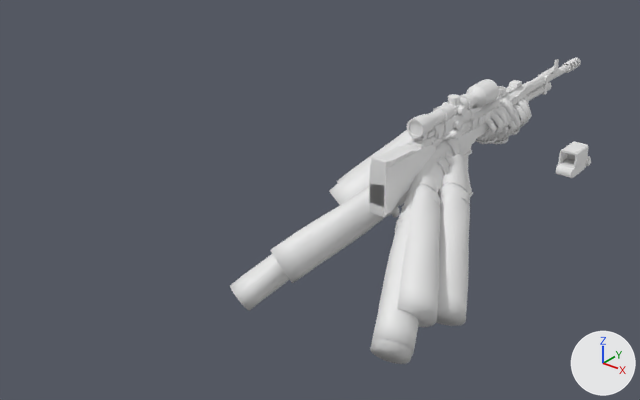
The glTF model public/models/weapons.glb as it was, and as the next commit left it.
Both versions are drawn from a camera (50 mm lens) standing at (0.944, -1.644, 0.747) and looking at (-0.135, -0.295, -0.089). The lights are fixed; the arrows at lower right show +X, +Y and +Z. The picture after the commit comes second. Where no turn or scale is listed for an object, it has been applied to the vertices.

The scene before the commit, as lines of its bpy script (objects in view):
```python
me_mp5__left_hand = bpy.data.meshes.new('mp5__left-hand')
me_mp5__left_hand.from_pydata(...)  # 2249 vertices, 4462 faces; spans x -0.167..0.152, y -0.193..0.196, z -0.138..0.123
me_mp5__left_hand.materials.append(mat_hands)  # white #e7e7e7
me_pistol__left_hand = bpy.data.meshes.new('pistol__left-hand')
me_pistol__left_hand.from_pydata(...)  # 2251 vertices, 4466 faces; spans x -0.141..0.131, y -0.207..0.189, z -0.159..0.146
me_pistol__left_hand.materials.append(mat_hands)  # white #e7e7e7
me_r4c__body = bpy.data.meshes.new('r4c__body')
me_r4c__body.from_pydata(...)  # 4685 vertices, 8910 faces; spans x -0.026..0.028, y -0.404..0.403, z -0.08..0.079
me_r4c__body.materials.append(mat_r4c)  # white #e7e7e7
ob_mp5__left_hand_001 = bpy.data.objects.new('mp5__left-hand.001', me_mp5__left_hand)
ob_mp5__left_hand_001.location = (-0.096, 0.059, -0.096)
ob_pistol__left_hand_001 = bpy.data.objects.new('pistol__left-hand.001', me_pistol__left_hand)
ob_pistol__left_hand_001.location = (-0.096, -0.17, -0.137)
ob_r4c__body = bpy.data.objects.new('r4c__body', me_r4c__body)
ob_r4c__body.location = (-0.001, 0.13, -0.031)
# also in view: 'shotgun__right-hand.001' at (0.075, -0.246, -0.176); 'sniper__body' at (0.0, 0.206, -0.005); 'holo__holo-frame-top' at (0.3, -0.005, 0.036); 'mp5__right-hand.001' at (0.075, -0.246, -0.173); 'shotgun__body' at (-0.01, 0.144, -0.027)
```
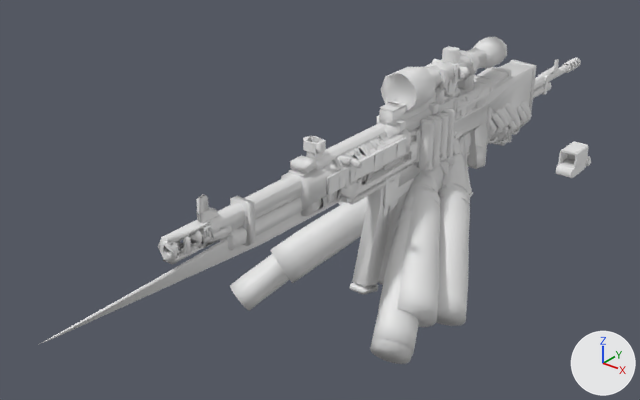
What differs and where, as boxes [x1, y1, x2, y2] in the pictures (640 x 400 px):
'prop__sniper', added
    after: [158, 37, 537, 265]
'prop__shotgun', added
    after: [196, 80, 512, 251]
'prop__rifle', added
    after: [303, 75, 495, 295]
'prop__r4c', added
    after: [194, 67, 511, 285]
'prop__blade', added (mostly hidden)
    after: [38, 198, 341, 345]
'prop__pistol', added (mostly hidden)
    after: [371, 128, 386, 139]
'sniper__body', unchanged, covered by the edit
    before: [369, 58, 581, 209]
    after: [383, 58, 581, 209]
'r4c__body', unchanged, covered by the edit
    before: [369, 68, 556, 205]
    after: [384, 68, 556, 181]
'mp5__left-hand.001', unchanged, covered by the edit
    before: [329, 105, 509, 205]
    after: [338, 108, 509, 205]

What the commit changed:
Mesh me_prop__blade is new.
It has 608 vertices, 1200 faces and spans x -0.022..0.022, y -0.605..0.605, z -0.052..0.052.
It uses material mat_knife (white #e7e7e7).
Mesh me_prop__pistol is new.
It has 573 vertices, 1061 faces and spans x -0.024..0.024, y -0.125..0.125, z -0.113..0.113.
It uses material mat_pistol (white #e7e7e7).
Mesh me_prop__sniper is new.
It has 672 vertices, 1192 faces and spans x -0.062..0.062, y -0.6..0.6, z -0.158..0.158.
It uses material mat_sniper (white #e7e7e7).
Mesh me_prop__shotgun is new.
It has 684 vertices, 1144 faces and spans x -0.048..0.048, y -0.522..0.522, z -0.137..0.137.
It uses material mat_shotgun (white #e7e7e7).
Mesh me_prop__rifle is new.
It has 682 vertices, 1130 faces and spans x -0.05..0.05, y -0.331..0.331, z -0.203..0.203.
It uses material mat_mp5 (white #e7e7e7).
Mesh me_prop__r4c is new.
It has 793 vertices, 1180 faces and spans x -0.043..0.043, y -0.504..0.504, z -0.192..0.192.
It uses material mat_r4c (white #e7e7e7).
Object 'prop__blade' (ob_prop__blade) is new; it shows me_prop__blade.
Its location is (0.0, -0.487, 0.014).
Object 'prop__pistol' (ob_prop__pistol) is new; it shows me_prop__pistol.
Its location is (0.001, -0.184, -0.005).
Object 'prop__sniper' (ob_prop__sniper) is new; it shows me_prop__sniper.
Its location is (-0.018, -0.246, 0.049).
Object 'prop__shotgun' (ob_prop__shotgun) is new; it shows me_prop__shotgun.
Its location is (0.014, -0.256, 0.014).
Object 'prop__rifle' (ob_prop__rifle) is new; it shows me_prop__rifle.
Its location is (0.013, -0.184, -0.06).
Object 'prop__r4c' (ob_prop__r4c) is new; it shows me_prop__r4c.
Its location is (0.0, -0.276, -0.078).
